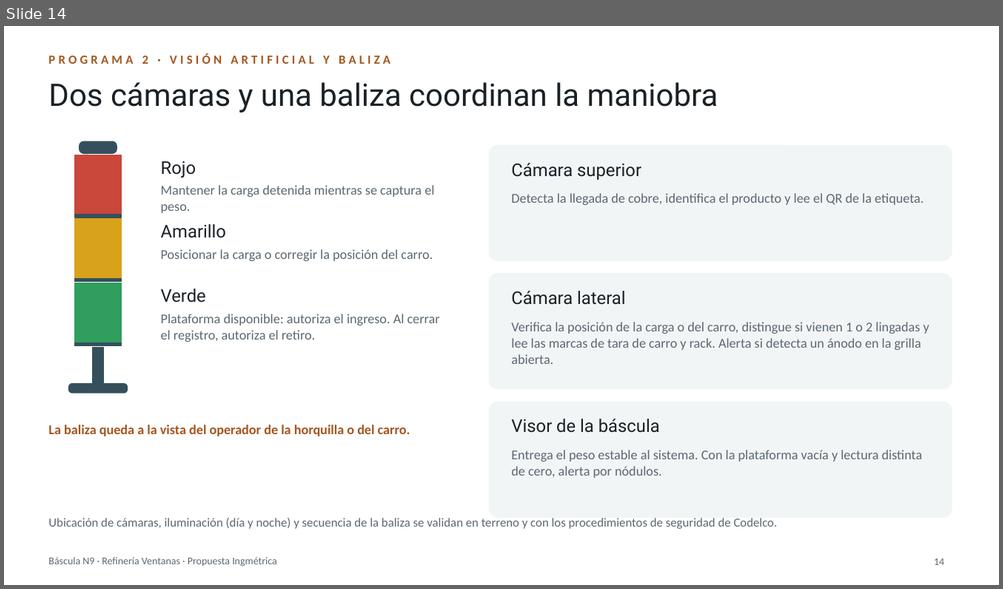
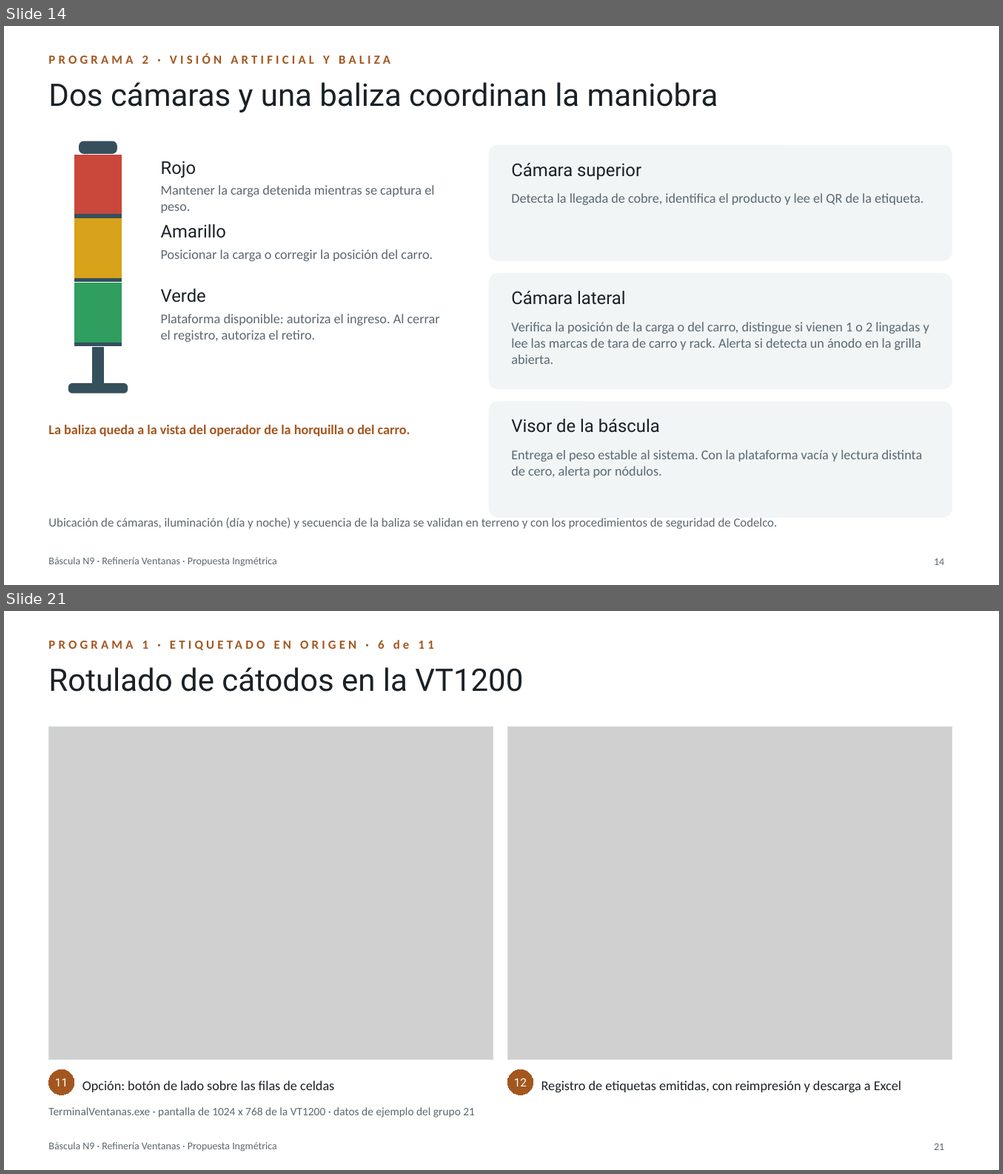
Before and after one commit to BortegaING/Codelco-Proyecto, a slide deck: presentacion/Bascula-N9-Ventanas.pptx. Shown one above the other, each under a label of ours: slide 14 before the commit, slides 14 and 21 after it; the slides between them are not shown. The pictures are 1003x589 and 1003x1174 pixels, drawn with LibreOffice and Linux fonts; fonts in the diff are those of the drawing; grey boxes stand for pictures. Boxes give left, top, right and bottom in pixels: in the first picture for what was removed or moved away, otherwise in the second. Text is boxed around its words. In the diff, an @@ line names an element or a change of style, - is before the commit and + after.

```diff
--- a/presentacion/Bascula-N9-Ventanas.pptx
+++ b/presentacion/Bascula-N9-Ventanas.pptx
@@ slide 21 added at box(4, 611, 999, 1170), background #FFFFFF; not listed: 1 template element that a slide beside it also shows @@
@@ text added at box(142, 640, 384, 649), 12 pt, text #A4561F, bold @@
+PROGRAMA 1 · ETIQUETADO EN ORIGEN · 6 de 11
@@ title added at box(48, 667, 523, 692), 30 pt, text #1A2126 @@
+Rotulado de cátodos en la VT1200
@@ picture added at box(48, 726, 492, 1059) @@
@@ rectangle added at box(48, 726, 492, 1059), outline #D3DBDF 0.75 pt @@
@@ picture added at box(508, 726, 951, 1059) @@
@@ rectangle added at box(508, 726, 951, 1059), outline #D3DBDF 0.75 pt @@
@@ ellipse added at box(48, 1070, 74, 1095), fill #A4561F, outline #A4561F 0.75 pt, 11 pt, text #FFFFFF @@
+11
@@ ellipse added at box(508, 1070, 533, 1095), fill #A4561F, outline #A4561F 0.75 pt, 11 pt, text #FFFFFF @@
+12
@@ text added at box(82, 1081, 334, 1093), 13 pt, text #1A2126 @@
+Opción: botón de lado sobre las filas de celdas
@@ text added at box(541, 1081, 901, 1093), 13 pt, text #1A2126 @@
+Registro de etiquetas emitidas, con reimpresión y descarga a Excel
@@ text added at box(48, 1108, 475, 1118), 11 pt, text #5B6870 @@
+TerminalVentanas.exe · pantalla de 1024 x 768 de la VT1200 · datos de ejemplo del grupo 21
@@ page number added at box(933, 1144, 944, 1150), 10 pt, text #5B6870 @@
+21
```
Also in this commit, not shown: 22 other slides added, 57 other files.
